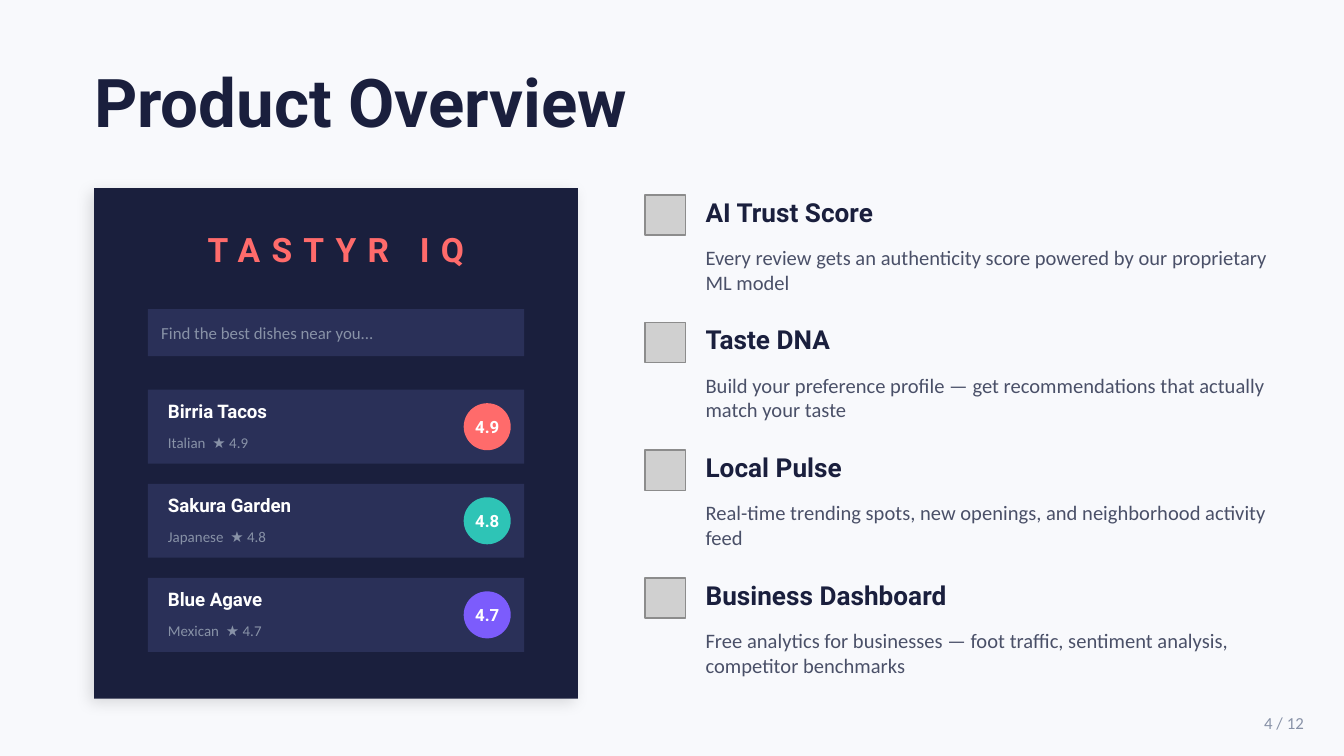
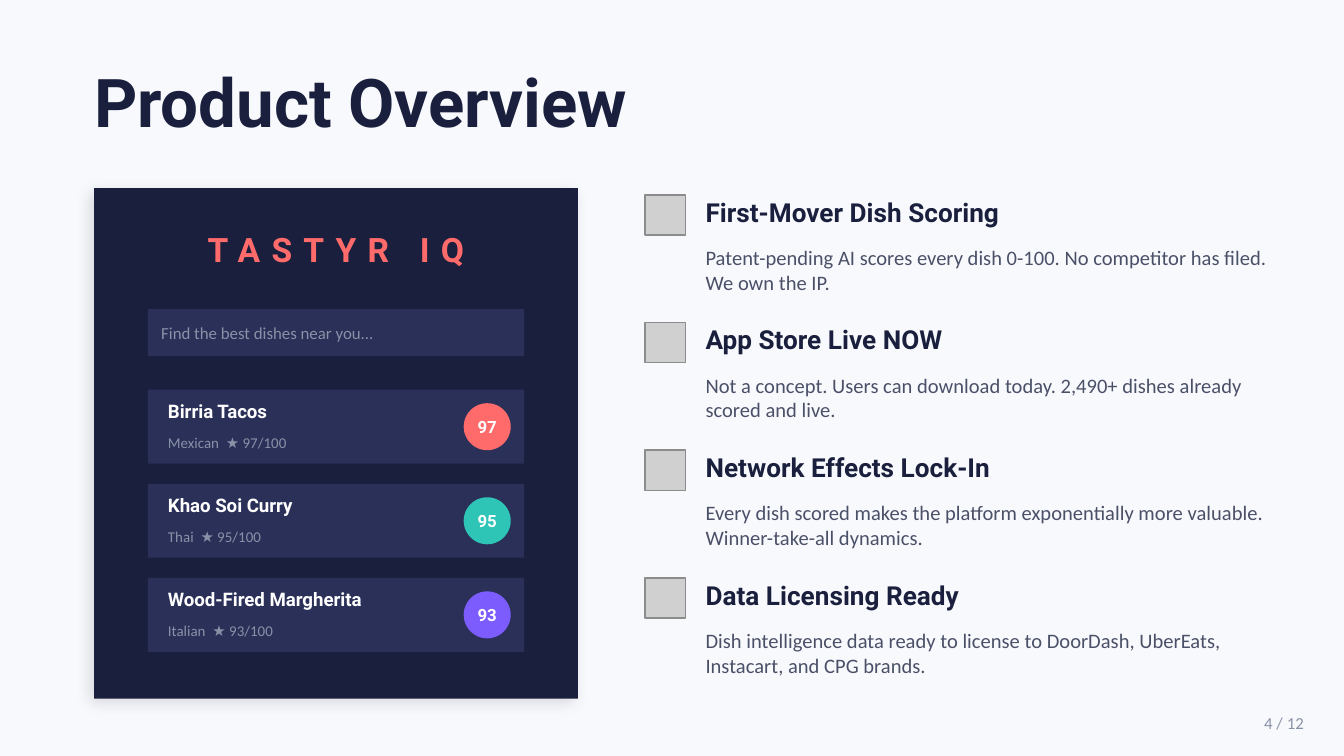
Before and after one commit to alimabsoute/moonlight-analytica, a slide deck: slide 4 of tastyr-iq/strategy/pitch-deck-v2-fomo.pptx. Drawn at 1344x756 pixels with LibreOffice and Linux fonts; fonts in the diff are those of the drawing; grey boxes stand for pictures. Boxes give left, top, right and bottom in pixels: in the first picture for what was removed or moved away, otherwise in the second. Text is boxed around its words. In the diff, an @@ line names an element or a change of style, - is before the commit and + after.

```diff
--- a/tastyr-iq/strategy/pitch-deck-v2-fomo.pptx
+++ b/tastyr-iq/strategy/pitch-deck-v2-fomo.pptx
@@ text at <box>706,202,999,228</box>: text changed @@
-AI Trust Score
+First-Mover Dish Scoring
@@ text at <box>706,250,1266,290</box>: text changed @@
-Every review gets an authenticity score powered by our proprietary ML model
+Patent-pending AI scores every dish 0-100. No competitor has filed. We own the IP.
@@ text at <box>706,329,942,355</box>: text changed @@
-Taste DNA
+App Store Live NOW
@@ text at <box>706,378,1242,417</box>: text changed @@
-Build your preference profile — get recommendations that actually match your taste
+Not a concept. Users can download today. 2,490+ dishes already scored and live.
@@ text at <box>168,438,287,449</box>: text changed @@
-Italian ★ 4.9
+Mexican ★ 97/100
@@ text at <box>478,421,497,433</box>: text changed @@
-4.9
+97
@@ text at <box>706,457,990,478</box>: text changed @@
-Local Pulse
+Network Effects Lock-In
@@ text at <box>168,498,293,516</box>: text changed @@
-Sakura Garden
+Khao Soi Curry
@@ text at <box>706,505,1263,549</box>: text changed @@
-Real-time trending spots, new openings, and neighborhood activity feed
+Every dish scored makes the platform exponentially more valuable. Winner-take-all dynamics.
@@ text at <box>168,532,261,543</box>: text changed @@
-Japanese ★ 4.8
+Thai ★ 95/100
@@ text at <box>478,515,497,527</box>: text changed @@
-4.8
+95
@@ text at <box>168,592,362,610</box>: text changed @@
-Blue Agave
+Wood-Fired Margherita
@@ text at <box>706,585,959,611</box>: text changed @@
-Business Dashboard
+Data Licensing Ready
@@ text at <box>168,626,273,637</box>: text changed @@
-Mexican ★ 4.7
+Italian ★ 93/100
@@ text at <box>478,609,497,621</box>: text changed @@
-4.7
+93
@@ text at <box>706,633,1220,676</box>: text changed @@
-Free analytics for businesses — foot traffic, sentiment analysis, competitor benchmarks
+Dish intelligence data ready to license to DoorDash, UberEats, Instacart, and CPG brands.
```
Also in this commit, not shown: 1 other slide changed, 9 other files.
